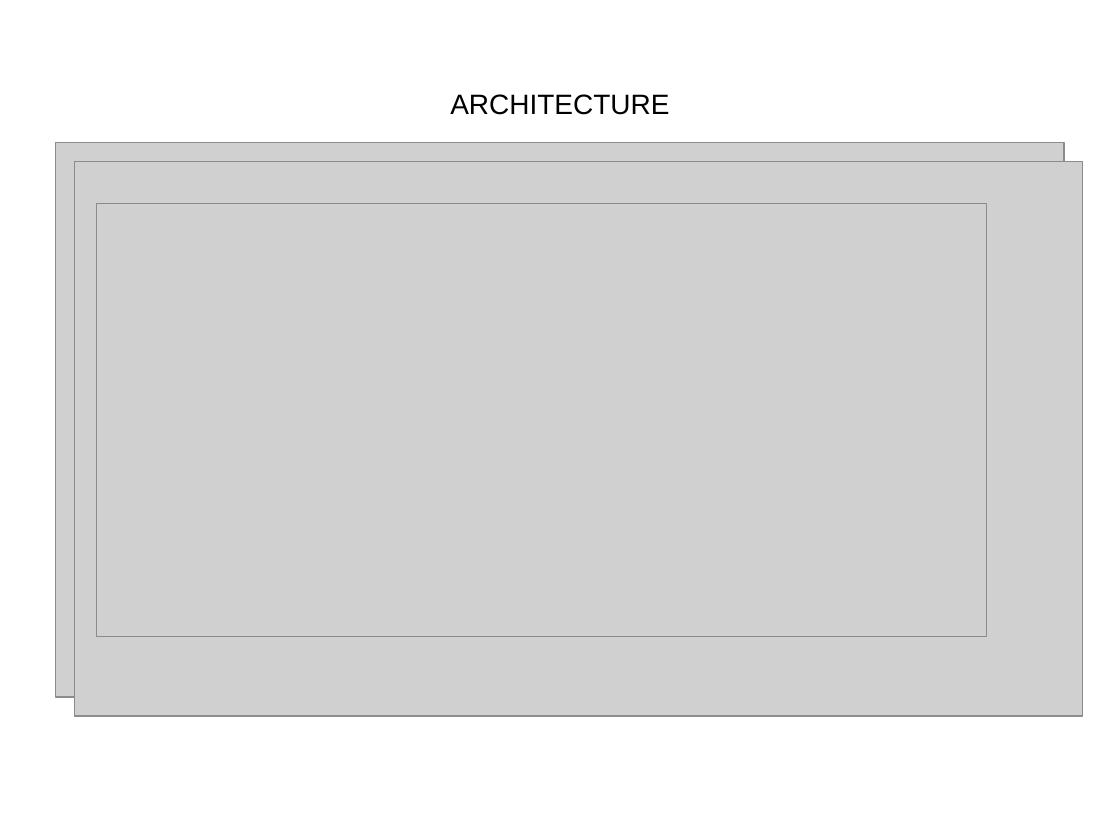
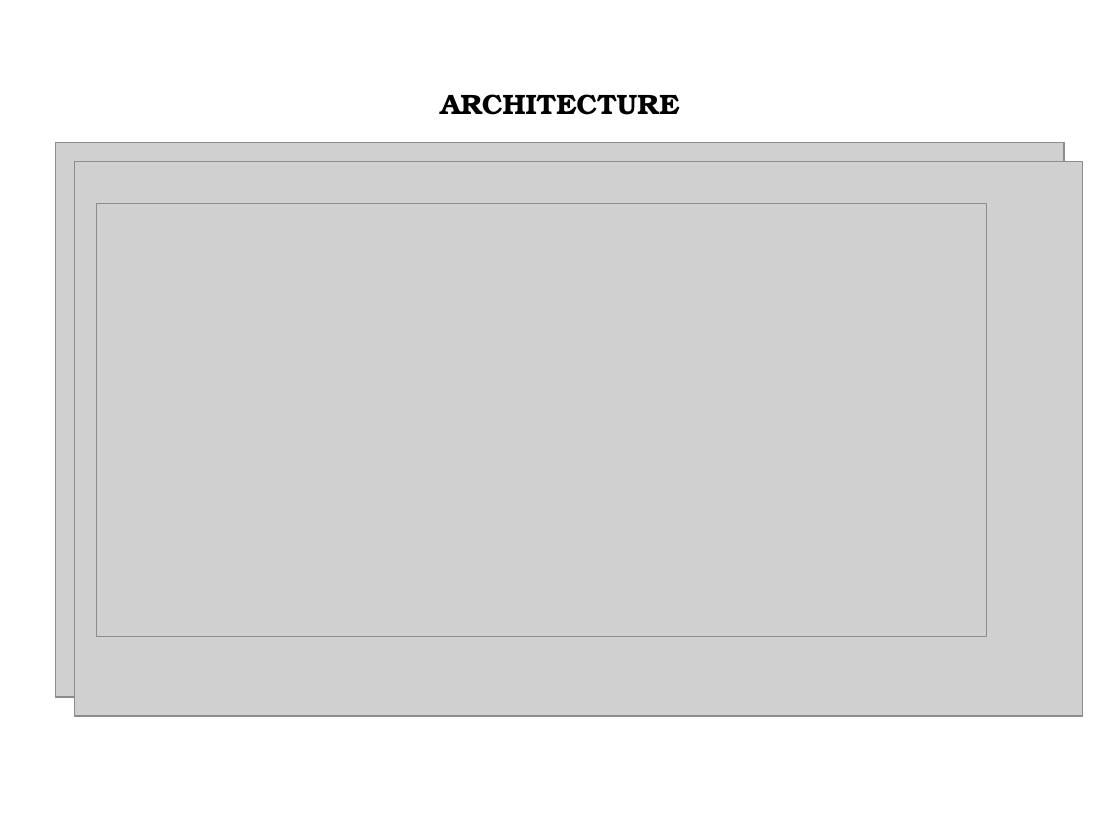
Before and after one commit to shivashankarenagandula/Cyber-threat-detection-based-on-artificial-neural-network-using-event-profiles, a slide deck: slide 9 of BATCH_14_RTR_CSD-A.pptx (slide 7 before the commit). Drawn at 1120x840 pixels with LibreOffice and Linux fonts; fonts in the diff are those of the drawing; grey boxes stand for pictures. Boxes give left, top, right and bottom in pixels: in the first picture for what was removed or moved away, otherwise in the second. Text is boxed around its words. In the diff, an @@ line names an element or a change of style, - is before the commit and + after.

```diff
--- a/BATCH_14_RTR_CSD-A.pptx
+++ b/BATCH_14_RTR_CSD-A.pptx
@@ title "ARCHITECTURE" at <box>440,94,679,115</box>: font Arial to TeX Gyre Bonum, bold on @@
```
Also in this commit, not shown: 12 other slides changed, 3 slides added, 1 slide removed.
